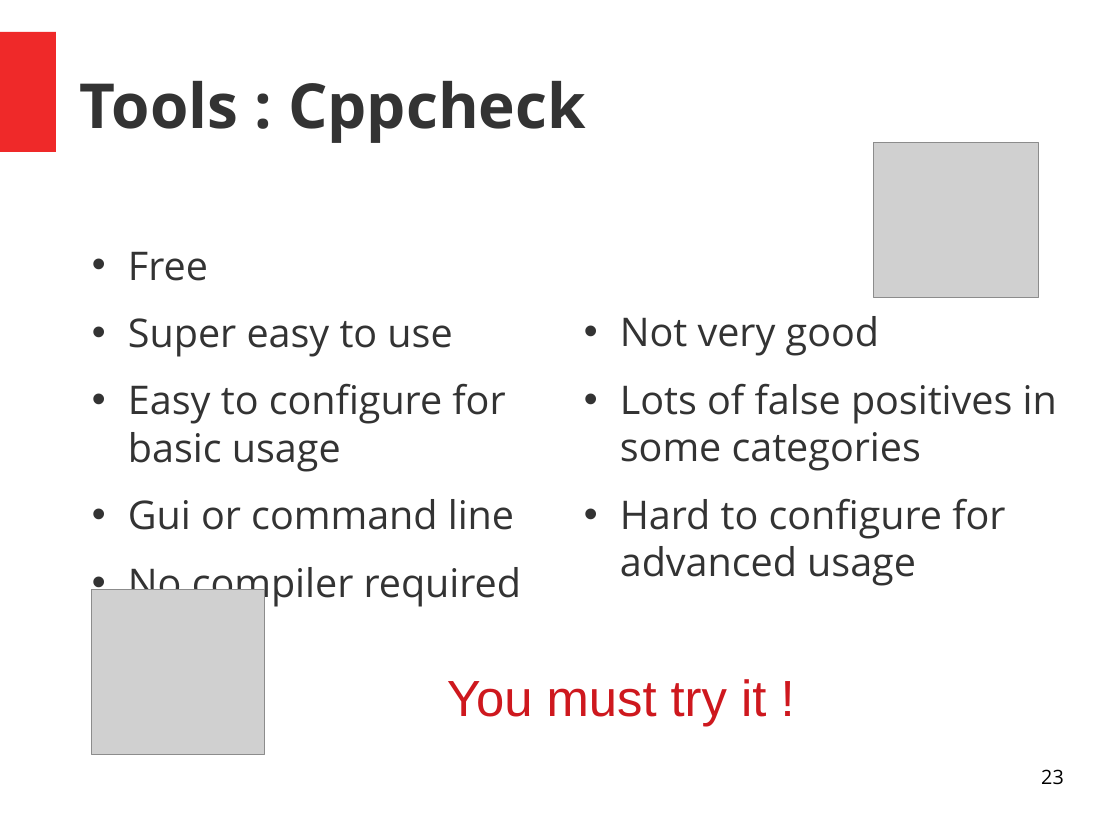
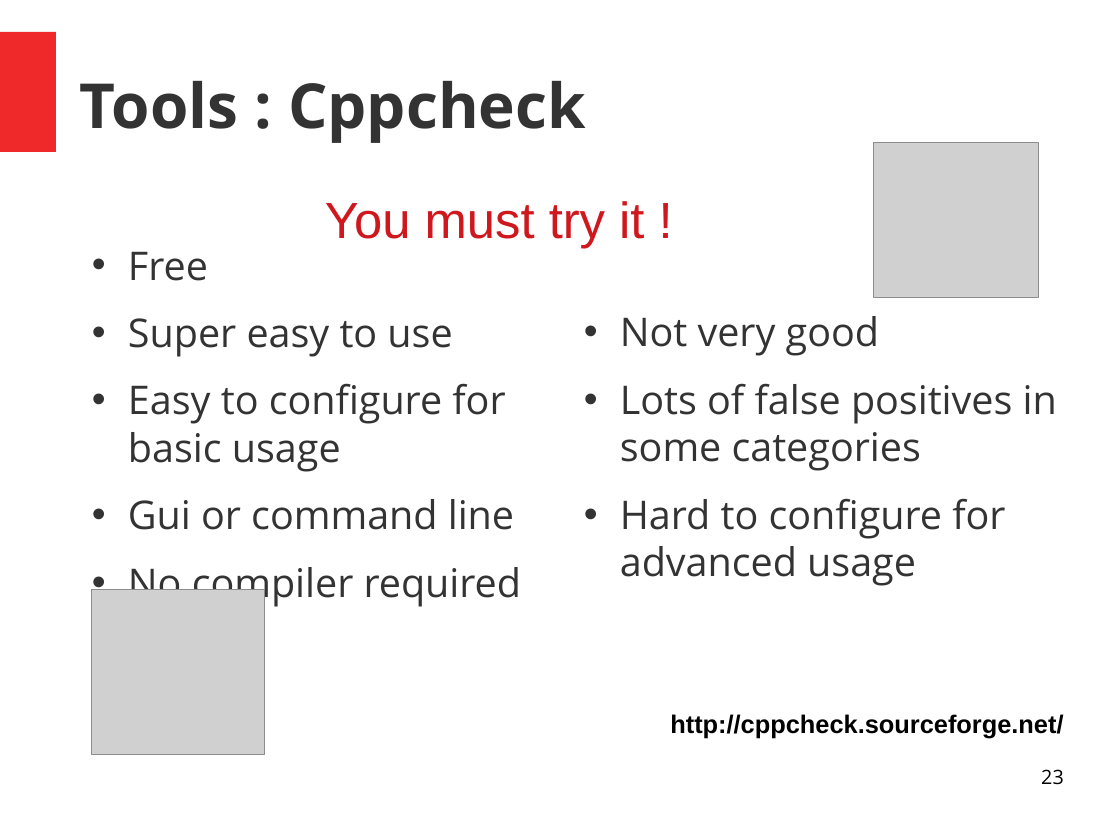
Before and after one commit to PandaChauve/StaticAnalysisTests, a slide deck: slide 23 of Untitled 1.odp. Drawn at 1120x840 pixels with LibreOffice and Linux fonts; fonts in the diff are those of the drawing; grey boxes stand for pictures. Boxes give left, top, right and bottom in pixels: in the first picture for what was removed or moved away, otherwise in the second. Text is boxed around its words. In the diff, an @@ line names an element or a change of style, - is before the commit and + after.

```diff
--- a/Untitled 1.odp
+++ b/Untitled 1.odp
@@ text "You must try it !": place and size @@
-text "You must try it !" at [447,679,766,726]
+text "You must try it !" at [325,201,644,249]
@@ text added at [670,714,1063,739], 18 pt, text #000000, bold @@
+http://cppcheck.sourceforge.net/
```
Also in this commit, not shown: 7 other slides changed, 8 slides added.
